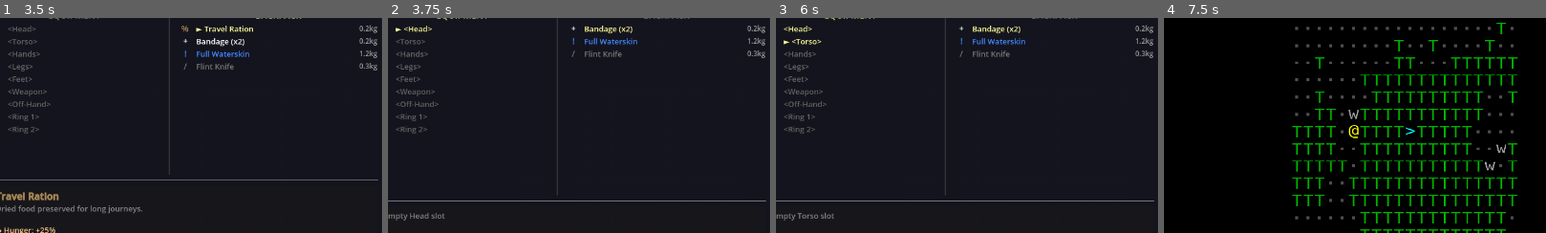
Above: before the commit, frames 1-4 (left to right).
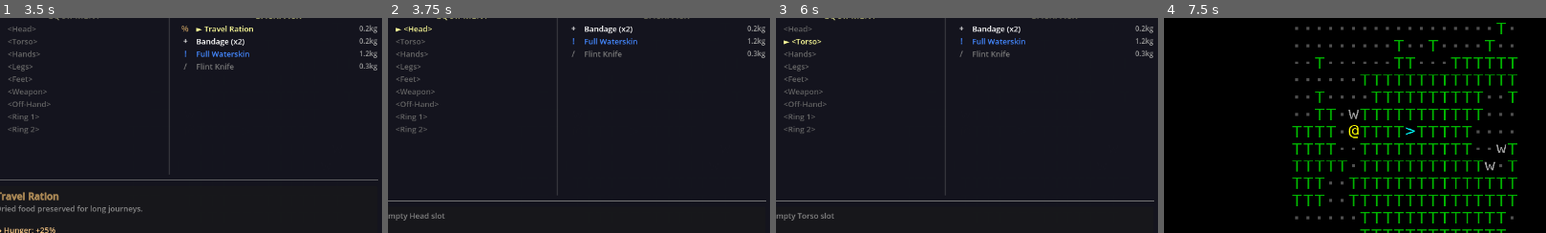
Above: after the commit, the same moments.

Repository: stevenraines/underkingdom-godot-cc
Game: Godot game, scene res://scenes/main.tscn
The game is run twice, just before and just after one commit, with the same random seed, the same clock (stepped at 60 frames per second) and the same inputs.
Inputs:
- Up to frame 1 (3.5 s): click "Start New Game" at 0.5 s; tap Enter at 1.25, 2.75 s; hold Right (ui_right) 1.28-2.03 s; tap R at 1.35 s; tap Space at 1.52, 2, 2.27 s; hold Down (ui_down) 2.03-2.78 s; tap I at 2.1 s; hold Right (ui_right) from 2.78 s (still down); tap G at 2.85 s
- Up to frame 2 (3.75 s): tap Space at 3.5 s; release Right (ui_right) at 3.53 s; hold Up (ui_up) from 3.53 s (still down); tap Tab at 3.6 s
- Up to frame 3 (6 s): tap Space at 3.77, 4.52, 5, 5.27 s; tap Enter at 4.25, 5.85 s; release Up (ui_up) at 4.28 s; hold Left (ui_left) 4.28-5.78 s; tap E at 4.35 s; tap U at 5.1 s; hold Down (ui_down) from 5.78 s (still down)
- Up to frame 4 (7.5 s): release Down (ui_down) at 6.53 s; hold Right (ui_right) 6.53-7.28 s; tap R at 6.6 s; tap Space at 6.77 s; hold Up (ui_up) from 7.28 s (still down); tap I at 7.35 s
The pictures show only the part of the screen within x 26-76%, y 26-76%; the shares and areas given below are measured in that part.

Frame 1 is identical in both runs. In frame 2, 0.2% of the frame differs, in the area x 51-64%, y 3-8%; in frame 3, 0.3%, in the area x 2-64%, y 3-8%; in frame 4, nothing differs.

Commit message:
feat: Enhance item highlighting in inventory with color restoration based on item metadata

Diff:
--- a/ui/inventory_screen.gd
+++ b/ui/inventory_screen.gd
@@ -284,12 +284,25 @@
 				name_node.add_theme_color_override("font_color", COLOR_HIGHLIGHT)
 			else:
 				name_node.text = name_node.text.trim_prefix("► ")
+				# Restore original color from item metadata or use default
+				if row.has_meta("item"):
+					var item = row.get_meta("item")
+					name_node.add_theme_color_override("font_color", item.get_color())
+				elif row.has_meta("slot"):
+					# Equipment slot - check if it has an equipped item
+					var slot = row.get_meta("slot")
+					var equipped = player.inventory.get_equipped(slot) if player and player.inventory else null
+					if equipped:
+						name_node.add_theme_color_override("font_color", COLOR_EQUIPPED)
+					else:
+						name_node.add_theme_color_override("font_color", COLOR_EMPTY)
 	elif row is Label:
 		if highlighted:
 			row.text = "► " + row.text.trim_prefix("► ")
 			row.add_theme_color_override("font_color", COLOR_HIGHLIGHT)
 		else:
 			row.text = row.text.trim_prefix("► ")
+			row.add_theme_color_override("font_color", COLOR_EMPTY)
 
 func _update_tooltip() -> void:
 	if not tooltip_label:
